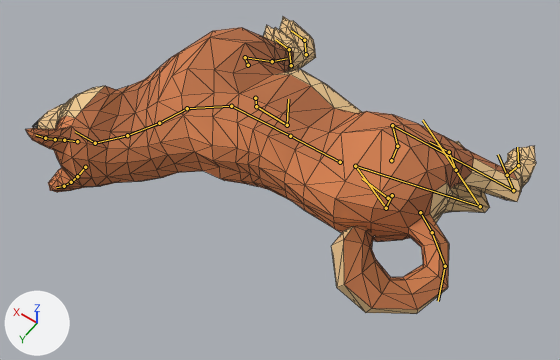
The glTF model assets/animals/src/dog.glb: old version first, new version second.
Before and after are seen from a 50 mm lens placed at (-2.14, 5.01, 5.4), pointed at (0.23, 1.7, 0.19). The axes (+X, +Y, +Z) are drawn at lower left. The lights are the same throughout. The first picture is the older version. Both versions are drawn at frame 1 of the action 'Lie'; the numbers are the values there. The bones that change, and the others that lie on the model, are drawn over the model as lines. Mesh edges are drawn as thin lines.

Objects in the first picture: 'ShibaInu'.
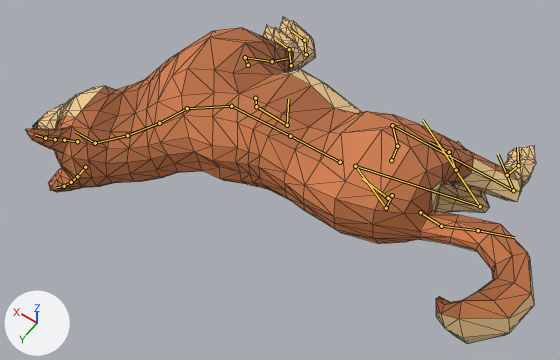
The change in detail:
Bone 'Tail1' (bone_tail1) turns from (0, 0, 0) to (-28, 0, 0) degrees about its own x, y and z.
Bone 'Tail2' (bone_tail2) turns from (2, 2, -27) to (-28, 0, 0) degrees about its own x, y and z.
Bone 'Tail3' (bone_tail3) turns from (0, 0, 0) to (-28, 0, 0) degrees about its own x, y and z.

Where the change shows, as pixel boxes [x1, y1, x2, y2] in the pictures (560 x 360 px):
'ShibaInu', posed (10% taller): before [25, 17, 536, 314]; after [25, 17, 536, 344]
bone 'Tail1', root to tip: before (420, 212) to (432, 232); after (420, 212) to (441, 226)
bone 'Tail2', root to tip: before (432, 232) to (445, 266); after (441, 226) to (478, 230)
bone 'Tail3', root to tip: before (445, 266) to (438, 301); after (478, 230) to (514, 237)
